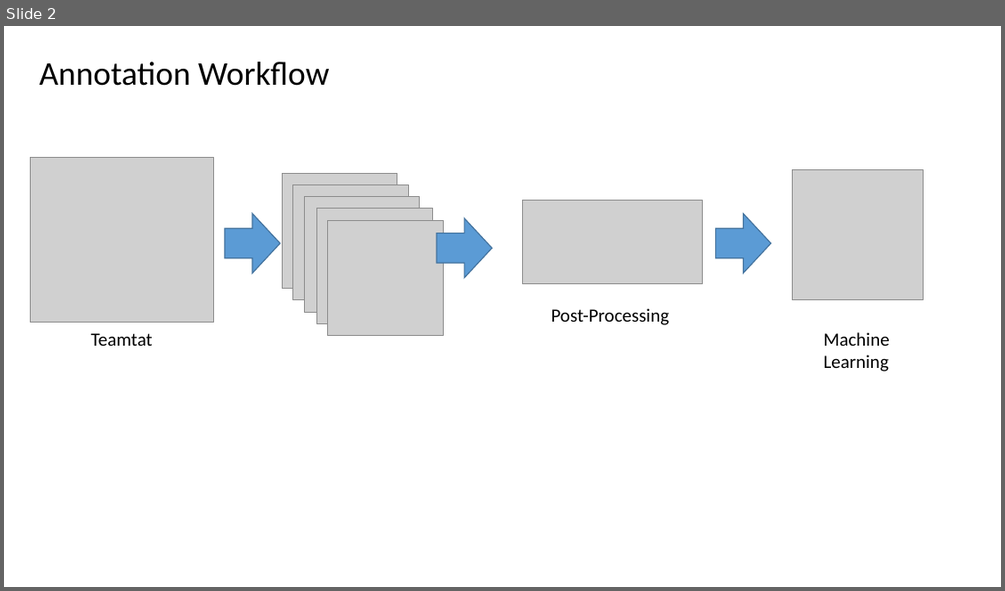
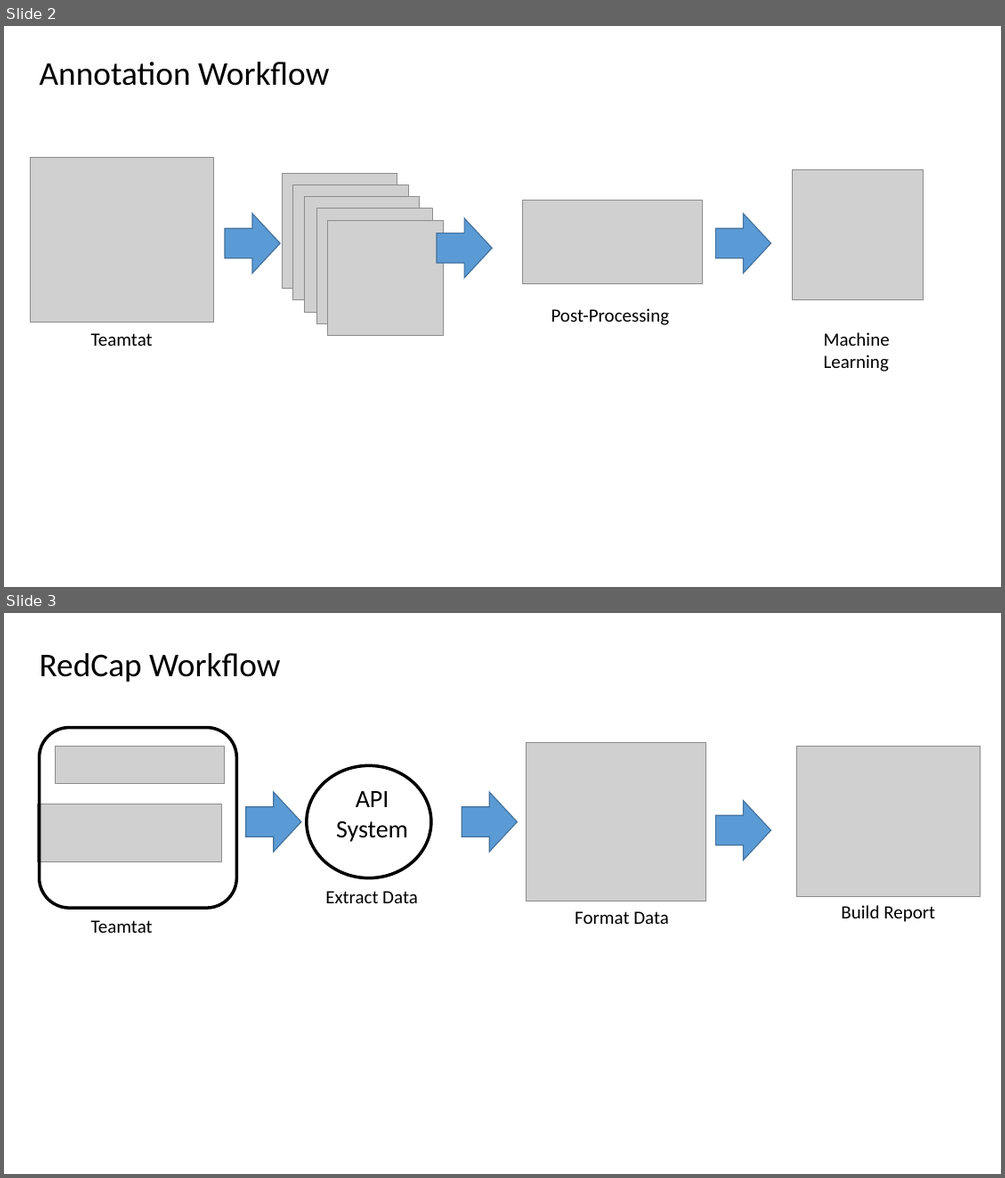
Before and after one commit to lemaslab/BEACH-reports, a slide deck: documents/presentation/overview.pptx. Shown one above the other, each under a label of ours: slide 2 before the commit, slides 2 and 3 after it. The pictures are 1005x591 and 1005x1178 pixels, drawn with LibreOffice and Linux fonts; fonts in the diff are those of the drawing; grey boxes stand for pictures. Boxes give left, top, right and bottom in pixels: in the first picture for what was removed or moved away, otherwise in the second. Text is boxed around its words. In the diff, an @@ line names an element or a change of style, - is before the commit and + after.

Commit message:
update presentation

```diff
--- a/documents/presentation/overview.pptx
+++ b/documents/presentation/overview.pptx
@@ slide 3 added at box(4, 613, 1001, 1174), background #FFFFFF @@
@@ title added at box(40, 653, 280, 682), 32 pt, text #000000 @@
+RedCap Workflow
@@ rounded rectangle added at box(39, 728, 236, 908), outline #000000 3 pt @@
@@ picture added at box(526, 743, 705, 900) @@
@@ picture added at box(56, 747, 225, 784) @@
@@ ellipse added at box(307, 765, 432, 877), outline #000000 3 pt @@
@@ picture added at box(797, 747, 980, 896) @@
@@ right arrow added at box(245, 792, 301, 852), fill #5B9BD5, outline #43739E 1 pt @@
@@ text added at box(336, 791, 408, 842), 24 pt, text #000000 @@
+API System
@@ right arrow added at box(461, 792, 517, 852), fill #5B9BD5, outline #43739E 1 pt @@
@@ picture added at box(38, 803, 222, 862) @@
@@ right arrow added at box(716, 801, 771, 860), fill #5B9BD5, outline #43739E 1 pt @@
@@ text added at box(325, 891, 418, 903), 18 pt, text #000000 @@
+Extract Data
@@ text added at box(841, 905, 935, 922), 18 pt, text #000000 @@
+Build Report
@@ text added at box(91, 920, 153, 933), 18 pt, text #000000 @@
+Teamtat
@@ text added at box(574, 911, 669, 924), 18 pt, text #000000 @@
+Format Data
```
Also in this commit, not shown: 3 other files.
